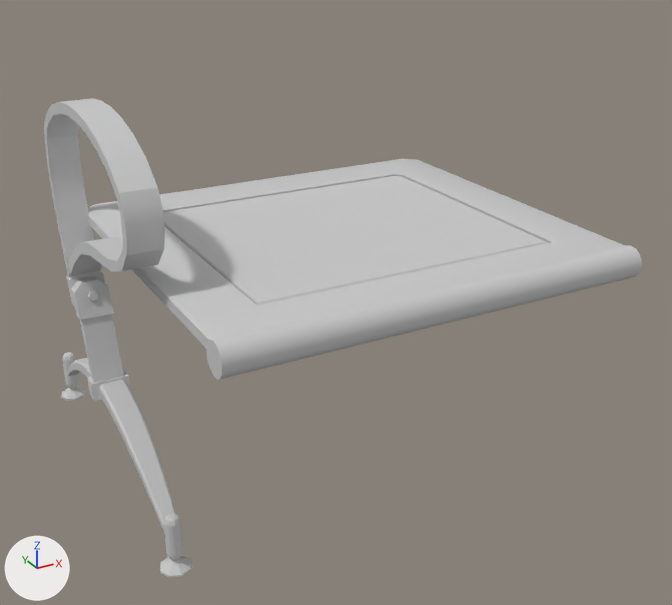
What one commit did to the FBX model Engine_FinalTeam/Assets/Modeling/Hallway/HallwayChair.FBX.
One viewpoint serves both versions: a camera (50 mm lens) standing at (-1.596, -3.452, -1.818) and looking at (-0.773, -1.956, -2.567). The lights are fixed; the arrows at lower left show +X, +Y and +Z.

Script lines for the objects in view, before the commit:
```python
me_mesh = bpy.data.meshes.new('Mesh')
me_mesh.from_pydata(...)  # 92 vertices, 180 faces; spans x -0.4..0.4, y -0.375..0.375, z -0.03..0.03
me_mesh.materials.append(mat_01___default)  # light grey #cacaca
me_mesh_001 = bpy.data.meshes.new('Mesh.001')
me_mesh_001.from_pydata(...)  # 617 vertices, 1204 faces; spans x -0.038..0.038, y -0.385..0.385, z -0.385..0.385
me_mesh_001.materials.append(mat_01___default)  # light grey #cacaca
ob_box006 = bpy.data.objects.new('Box006', me_mesh_001)
ob_box006.location = (-1.205, -1.795, -2.528)
ob_chair_silver = bpy.data.objects.new('chair_silver', me_mesh)
ob_chair_silver.location = (-0.778, -1.988, -2.424)
```
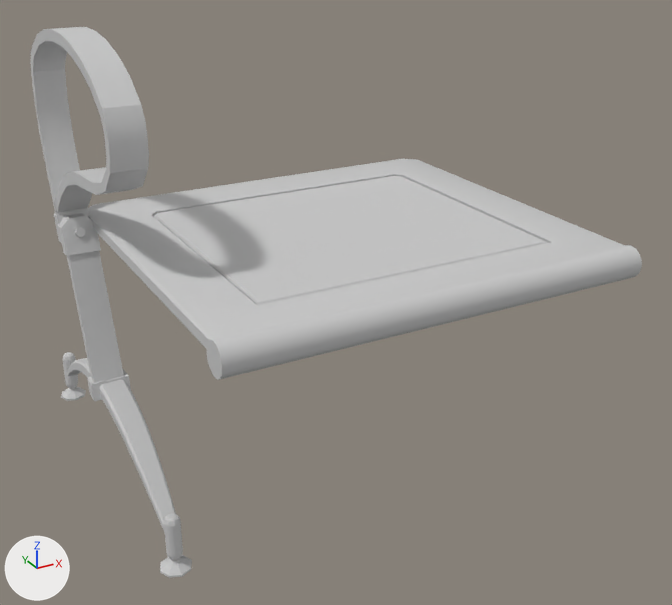
Patch to the scene script:
```diff
--- a/Engine_FinalTeam/Assets/Modeling/Hallway/HallwayChair.FBX.py
+++ b/Engine_FinalTeam/Assets/Modeling/Hallway/HallwayChair.FBX.py
@@ me_mesh_001 @@
 # used by ob_box006; location = (-1.205, -1.795, -2.528)
-me_mesh_001.from_pydata(...)  # 617 vertices, 1204 faces; spans x -0.038..0.038, y -0.385..0.385, z -0.385..0.385
+me_mesh_001.from_pydata(...)  # 617 vertices, 1204 faces; spans x -0.038..0.038, y -0.385..0.385, z -0.385..0.502
+# me_mesh_001 part 1: the loose piece of 167 vertices spanning x -0.034..0.034, y -0.35..0.161, z -0.049..0.385 is moved by (0.0, 0.048, 0.117)
+# me_mesh_001 part 2: 66 of the vertices in x -0.034..0.034, y 0.02..0.074, z -0.049..0.018 are moved by (0.0, 0.048, 0.117)
 me_mesh_001.materials.append(mat_01___default)
```

Location of each change, [x1, y1, x2, y2] in pixels of the pictures (672 x 605 px; the box of a moved part takes in the faces that stretch with it):
'Box006', reshaped (9% wider, 15% taller)
    before: [44, 98, 192, 578]
    after: [30, 27, 192, 578]
part 1 of me_mesh_001, moved or reshaped
    before: [44, 98, 165, 307]
    after: [30, 27, 149, 242]
part 2 of me_mesh_001, moved or reshaped
    before: [71, 276, 124, 383]
    after: [58, 213, 124, 383]
